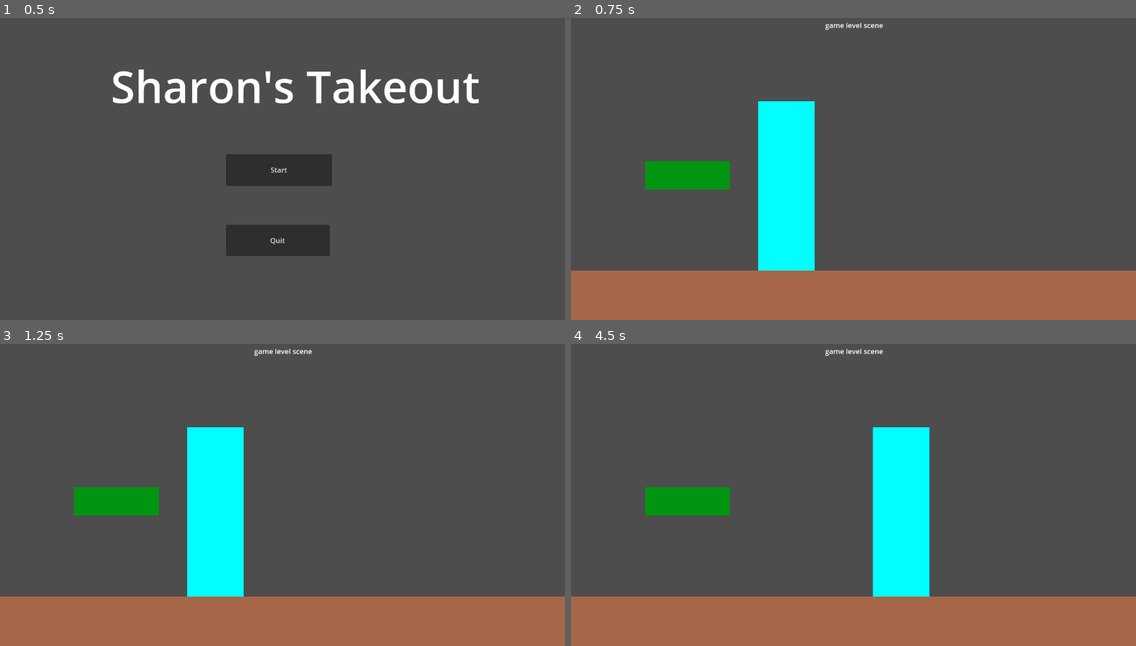
Above: before the commit, frames 1-4 (two rows, left to right).
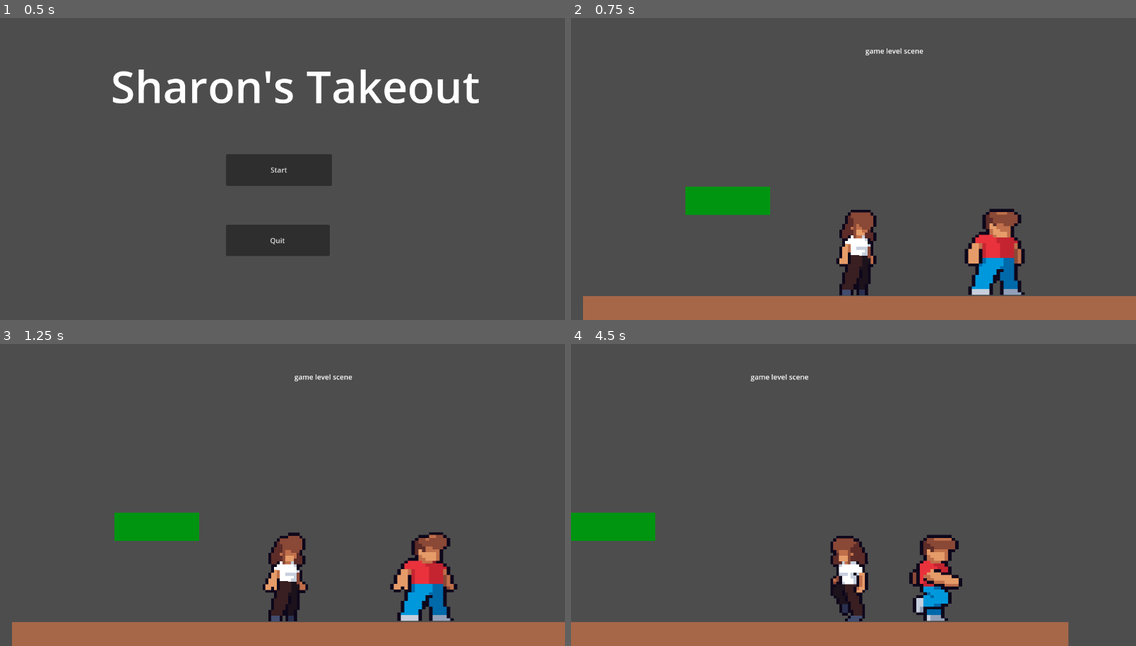
Above: after the commit, the same moments.

Repository: alexgaaranes/coss-gj-2025
Game: Godot game, scene res://levels/menu.tscn
Same seed, same stepped clock (60 frames per second), same inputs: the game is played once before the commit and once after it.
Inputs:
- Up to frame 1 (0.5 s): no input
- Up to frame 2 (0.75 s): click "Start" at 0.5 s
- Up to frame 3 (1.25 s): no input
- Up to frame 4 (4.5 s): tap Enter (ui_accept) at 1.25, 1.52, 2.27, 3.77 s; hold D (move_right) 1.28-2.03 s; hold A (move_left) 2.03-2.78 s; hold D (move_right) 2.78-4.28 s; hold A (move_left) from 4.28 s (still down)

Frame 1 is identical in both runs. In frame 2, 20% of the frame differs, in the area x 0-100%, y 1-100%; in frame 3, 20%; in frame 4, 20%.

Commit message:
feat: add assets

Diff:
--- a/levels/game_level.tscn
+++ b/levels/game_level.tscn
@@ -1,13 +1,11 @@
-[gd_scene load_steps=4 format=3 uid="uid://41dwkup4ipxm"]
+[gd_scene load_steps=5 format=3 uid="uid://41dwkup4ipxm"]
 
 [ext_resource type="PackedScene" uid="uid://cha2wnaqrkf7s" path="res://scenes/food/food.tscn" id="1_d65c1"]
 [ext_resource type="PackedScene" uid="uid://bhjygflt3q81y" path="res://scenes/maps/fiesta.tscn" id="1_sklrn"]
 [ext_resource type="PackedScene" uid="uid://6er8nk8tyg17" path="res://scenes/player/player.tscn" id="2_d65c1"]
+[ext_resource type="PackedScene" uid="uid://kxmh1ixtccin" path="res://scenes/npc/host_npc.tscn" id="4_n0b0m"]
 
 [node name="GameLevel" type="Node2D"]
-
-[node name="Camera2D" type="Camera2D" parent="."]
-position = Vector2(640, 360)
 
 [node name="Label" type="Label" parent="."]
 offset_left = 576.0
@@ -22,4 +20,9 @@
 [node name="Fiesta" parent="." instance=ExtResource("1_sklrn")]
 
 [node name="CharacterBody2D" parent="Fiesta" instance=ExtResource("2_d65c1")]
-position = Vector2(424, 224)
+position = Vector2(549, 652)
+scale = Vector2(6.5, 6.5)
+
+[node name="HostNpc" parent="." instance=ExtResource("4_n0b0m")]
+position = Vector2(873, 651)
+scale = Vector2(8, 6.504)
--- a/project.godot
+++ b/project.godot
@@ -35,5 +35,6 @@
 
 [rendering]
 
+textures/canvas_textures/default_texture_filter=0
 renderer/rendering_method="gl_compatibility"
 renderer/rendering_method.mobile="gl_compatibility"
--- a/scenes/npc/host_npc.tscn
+++ b/scenes/npc/host_npc.tscn
@@ -1,6 +1,140 @@
-[gd_scene load_steps=2 format=3 uid="uid://kxmh1ixtccin"]
+[gd_scene load_steps=27 format=3 uid="uid://kxmh1ixtccin"]
 
 [ext_resource type="Script" uid="uid://bkpbl01wvikxx" path="res://scripts/npc/host_npc.gd" id="1_ff4tl"]
+[ext_resource type="Texture2D" uid="uid://iab57ac53l4i" path="res://assets/host_sprites/idle/Character1M_1_idle_0.png" id="2_p1gxq"]
+[ext_resource type="Texture2D" uid="uid://c51arephoc5wj" path="res://assets/host_sprites/idle/Character1M_1_idle_1.png" id="3_pe0y0"]
+[ext_resource type="Texture2D" uid="uid://71n0c12qvu00" path="res://assets/host_sprites/idle/Character1M_1_idle_2.png" id="4_vr4df"]
+[ext_resource type="Texture2D" uid="uid://cv643bfool47j" path="res://assets/host_sprites/idle/Character1M_1_idle_3.png" id="5_vj4xf"]
+[ext_resource type="Texture2D" uid="uid://idjid6x8ra5d" path="res://assets/host_sprites/idle/Character1M_1_idle_4.png" id="6_arnq3"]
+[ext_resource type="Texture2D" uid="uid://dmduke4yoopv4" path="res://assets/host_sprites/idle/Character1M_1_idle_5.png" id="7_scqoq"]
+[ext_resource type="Texture2D" uid="uid://dprvdbmtmv83n" path="res://assets/host_sprites/idle/Character1M_1_idle_6.png" id="8_ioc77"]
+[ext_resource type="Texture2D" uid="uid://2hiefq21i6b8" path="res://assets/host_sprites/idle/Character1M_1_idle_7.png" id="9_kffgy"]
+[ext_resource type="Texture2D" uid="uid://babi7mcapk004" path="res://assets/host_sprites/wait/Character1M_1_wait_0.png" id="10_1iuqg"]
+[ext_resource type="Texture2D" uid="uid://ob4qh3gxpt6l" path="res://assets/host_sprites/wait/Character1M_1_wait_1.png" id="11_xo1b3"]
+[ext_resource type="Texture2D" uid="uid://d2ttikduk32x6" path="res://assets/host_sprites/wait/Character1M_1_wait_2.png" id="12_sanqe"]
+[ext_resource type="Texture2D" uid="uid://rd8qki2eyjd3" path="res://assets/host_sprites/wait/Character1M_1_wait_3.png" id="13_xuqj3"]
+[ext_resource type="Texture2D" uid="uid://fs4wsuch6gun" path="res://assets/host_sprites/wait/Character1M_1_wait_4.png" id="14_3ftdx"]
+[ext_resource type="Texture2D" uid="uid://n1aghskavwpe" path="res://assets/host_sprites/wait/Character1M_1_wait_5.png" id="15_r7ypj"]
+[ext_resource type="Texture2D" uid="uid://bk30obn55dr0q" path="res://assets/host_sprites/walk/Character1M_1_walk_0.png" id="16_x7pn1"]
+[ext_resource type="Texture2D" uid="uid://bik2y6ritkjs0" path="res://assets/host_sprites/walk/Character1M_1_walk_1.png" id="17_gkcjv"]
+[ext_resource type="Texture2D" uid="uid://f67aqvpigvqu" path="res://assets/host_sprites/walk/Character1M_1_walk_2.png" id="18_3upv5"]
+[ext_resource type="Texture2D" uid="uid://1ie76b6idmfa" path="res://assets/host_sprites/walk/Character1M_1_walk_3.png" id="19_1livr"]
+[ext_resource type="Texture2D" uid="uid://biljw6ih4oonm" path="res://assets/host_sprites/walk/Character1M_1_walk_4.png" id="20_bqbs5"]
+[ext_resource type="Texture2D" uid="uid://d35psdywm7hsi" path="res://assets/host_sprites/walk/Character1M_1_walk_5.png" id="21_do86i"]
+[ext_resource type="Texture2D" uid="uid://toaotygjl22d" path="res://assets/host_sprites/walk/Character1M_1_walk_6.png" id="22_1yugk"]
+[ext_resource type="Texture2D" uid="uid://cd1fr5jgfs44f" path="res://assets/host_sprites/walk/Character1M_1_walk_7.png" id="23_1ddo8"]
 
-[node name="HostNpc" type="Node2D"]
+[sub_resource type="SpriteFrames" id="SpriteFrames_mgiyf"]
+animations = [{
+"frames": [{
+"duration": 1.0,
+"texture": ExtResource("2_p1gxq")
+}, {
+"duration": 1.0,
+"texture": ExtResource("3_pe0y0")
+}, {
+"duration": 1.0,
+"texture": ExtResource("4_vr4df")
+}, {
+"duration": 1.0,
+"texture": ExtResource("5_vj4xf")
+}, {
+"duration": 1.0,
+"texture": ExtResource("6_arnq3")
+}, {
+"duration": 1.0,
+"texture": ExtResource("7_scqoq")
+}, {
+"duration": 1.0,
+"texture": ExtResource("8_ioc77")
+}, {
+"duration": 1.0,
+"texture": ExtResource("9_kffgy")
+}],
+"loop": true,
+"name": &"Idle",
+"speed": 5.0
+}, {
+"frames": [{
+"duration": 1.0,
+"texture": ExtResource("10_1iuqg")
+}, {
+"duration": 1.0,
+"texture": ExtResource("11_xo1b3")
+}, {
+"duration": 1.0,
+"texture": ExtResource("12_sanqe")
+}, {
+"duration": 1.0,
+"texture": ExtResource("13_xuqj3")
+}, {
+"duration": 1.0,
+"texture": ExtResource("14_3ftdx")
+}, {
+"duration": 1.0,
+"texture": ExtResource("15_r7ypj")
+}],
+"loop": true,
+"name": &"Wait",
+"speed": 5.0
+}, {
+"frames": [{
+"duration": 1.0,
+"texture": ExtResource("16_x7pn1")
+}, {
+"duration": 1.0,
+"texture": ExtResource("17_gkcjv")
+}, {
+"duration": 1.0,
+"texture": ExtResource("18_3upv5")
+}, {
+"duration": 1.0,
+"texture": ExtResource("19_1livr")
+}, {
+"duration": 1.0,
+"texture": ExtResource("20_bqbs5")
+}, {
+"duration": 1.0,
+"texture": ExtResource("21_do86i")
+}, {
+"duration": 1.0,
+"texture": ExtResource("22_1yugk")
+}, {
+"duration": 1.0,
+"texture": ExtResource("23_1ddo8")
+}],
+"loop": true,
+"name": &"Walk",
+"speed": 5.0
+}]
+
+[sub_resource type="RectangleShape2D" id="RectangleShape2D_60lok"]
+size = Vector2(34, 29)
+
+[sub_resource type="CapsuleShape2D" id="CapsuleShape2D_p6o14"]
+radius = 6.0
+
+[node name="HostNpc" type="CharacterBody2D"]
+position = Vector2(17, 36)
 script = ExtResource("1_ff4tl")
+
+[node name="AnimatedSprite2D" type="AnimatedSprite2D" parent="."]
+position = Vector2(0, -23)
+sprite_frames = SubResource("SpriteFrames_mgiyf")
+animation = &"Wait"
+frame_progress = 0.455231
+
+[node name="Area2D" type="Area2D" parent="."]
+
+[node name="CollisionShape2D" type="CollisionShape2D" parent="Area2D"]
+position = Vector2(0, -21.5)
+shape = SubResource("RectangleShape2D_60lok")
+
+[node name="CollisionShape2D" type="CollisionShape2D" parent="."]
+position = Vector2(0, -22)
+shape = SubResource("CapsuleShape2D_p6o14")
+disabled = true
+
+[node name="Timer" type="Timer" parent="."]
+
+[connection signal="timeout" from="Timer" to="." method="_on_timer_timeout"]
--- a/scenes/player/player.tscn
+++ b/scenes/player/player.tscn
@@ -1,27 +1,102 @@
-[gd_scene load_steps=4 format=3 uid="uid://6er8nk8tyg17"]
+[gd_scene load_steps=20 format=3 uid="uid://6er8nk8tyg17"]
 
 [ext_resource type="Script" uid="uid://2ftcmcw1rjxc" path="res://scripts/player/player.gd" id="1_8afob"]
+[ext_resource type="Texture2D" uid="uid://cp0ad2ju4rtrk" path="res://assets/player_sprites/idle/Character1F_3_idle_0.png" id="2_kvlxm"]
+[ext_resource type="Texture2D" uid="uid://bufpj7vnxqohv" path="res://assets/player_sprites/idle/Character1F_3_idle_1.png" id="3_uf5tr"]
+[ext_resource type="Texture2D" uid="uid://ck3xe5261invy" path="res://assets/player_sprites/idle/Character1F_3_idle_2.png" id="4_lgqa7"]
+[ext_resource type="Texture2D" uid="uid://gvq8hjji14yq" path="res://assets/player_sprites/idle/Character1F_3_idle_3.png" id="5_8ydkj"]
+[ext_resource type="Texture2D" uid="uid://bla81ukyw41h2" path="res://assets/player_sprites/idle/Character1F_3_idle_4.png" id="6_3j4b4"]
+[ext_resource type="Texture2D" uid="uid://c42trjix8t60o" path="res://assets/player_sprites/idle/Character1F_3_idle_5.png" id="7_yj68g"]
+[ext_resource type="Texture2D" uid="uid://bqfu74mdgq2o7" path="res://assets/player_sprites/idle/Character1F_3_idle_6.png" id="8_ioxgp"]
+[ext_resource type="Texture2D" uid="uid://sqgjwde7n51e" path="res://assets/player_sprites/idle/Character1F_3_idle_7.png" id="9_cnsyf"]
+[ext_resource type="Texture2D" uid="uid://bhva8ti7r0y43" path="res://assets/player_sprites/walk/Character1F_3_walk_0.png" id="10_007i1"]
+[ext_resource type="Texture2D" uid="uid://vh3nlhfvobqy" path="res://assets/player_sprites/walk/Character1F_3_walk_1.png" id="11_6cv16"]
+[ext_resource type="Texture2D" uid="uid://tpy3djujgmmu" path="res://assets/player_sprites/walk/Character1F_3_walk_2.png" id="12_j4nxn"]
+[ext_resource type="Texture2D" uid="uid://77fcumi7x43e" path="res://assets/player_sprites/walk/Character1F_3_walk_3.png" id="13_28m0y"]
+[ext_resource type="Texture2D" uid="uid://kgs3dodpwxkv" path="res://assets/player_sprites/walk/Character1F_3_walk_4.png" id="14_uniwh"]
+[ext_resource type="Texture2D" uid="uid://dc3r7x7a3tsog" path="res://assets/player_sprites/walk/Character1F_3_walk_5.png" id="15_iqsei"]
+[ext_resource type="Texture2D" uid="uid://c5fnmu7dfoymn" path="res://assets/player_sprites/walk/Character1F_3_walk_6.png" id="16_tffgl"]
+[ext_resource type="Texture2D" uid="uid://c3yit2k7pfppr" path="res://assets/player_sprites/walk/Character1F_3_walk_7.png" id="17_pk8ii"]
 
-[sub_resource type="RectangleShape2D" id="RectangleShape2D_8afob"]
-size = Vector2(128, 384)
+[sub_resource type="SpriteFrames" id="SpriteFrames_kvlxm"]
+animations = [{
+"frames": [{
+"duration": 1.0,
+"texture": ExtResource("2_kvlxm")
+}, {
+"duration": 1.0,
+"texture": ExtResource("3_uf5tr")
+}, {
+"duration": 1.0,
+"texture": ExtResource("4_lgqa7")
+}, {
+"duration": 1.0,
+"texture": ExtResource("5_8ydkj")
+}, {
+"duration": 1.0,
+"texture": ExtResource("6_3j4b4")
+}, {
+"duration": 1.0,
+"texture": ExtResource("7_yj68g")
+}, {
+"duration": 1.0,
+"texture": ExtResource("8_ioxgp")
+}, {
+"duration": 1.0,
+"texture": ExtResource("9_cnsyf")
+}],
+"loop": true,
+"name": &"Idle",
+"speed": 5.0
+}, {
+"frames": [{
+"duration": 1.0,
+"texture": ExtResource("10_007i1")
+}, {
+"duration": 1.0,
+"texture": ExtResource("11_6cv16")
+}, {
+"duration": 1.0,
+"texture": ExtResource("12_j4nxn")
+}, {
+"duration": 1.0,
+"texture": ExtResource("13_28m0y")
+}, {
+"duration": 1.0,
+"texture": ExtResource("14_uniwh")
+}, {
+"duration": 1.0,
+"texture": ExtResource("15_iqsei")
+}, {
+"duration": 1.0,
+"texture": ExtResource("16_tffgl")
+}, {
+"duration": 1.0,
+"texture": ExtResource("17_pk8ii")
+}],
+"loop": true,
+"name": &"Walk",
+"speed": 5.0
+}]
 
-[sub_resource type="RectangleShape2D" id="RectangleShape2D_x7p2l"]
-size = Vector2(128, 384)
+[sub_resource type="CapsuleShape2D" id="CapsuleShape2D_dovo2"]
+radius = 8.0
+height = 32.0
 
 [node name="CharacterBody2D" type="CharacterBody2D"]
 script = ExtResource("1_8afob")
 
-[node name="ColorRect" type="ColorRect" parent="."]
-offset_right = 128.0
-offset_bottom = 384.0
-color = Color(0, 1, 1, 1)
+[node name="AnimatedSprite2D" type="AnimatedSprite2D" parent="."]
+position = Vector2(0, -23)
+sprite_frames = SubResource("SpriteFrames_kvlxm")
+animation = &"Walk"
+frame_progress = 0.952009
 
 [node name="Area2D" type="Area2D" parent="."]
 
 [node name="CollisionShape2D" type="CollisionShape2D" parent="Area2D"]
-position = Vector2(64, 192)
-shape = SubResource("RectangleShape2D_8afob")
+position = Vector2(0, -23)
+shape = SubResource("CapsuleShape2D_dovo2")
 
-[node name="CollisionShape2D" type="CollisionShape2D" parent="."]
-position = Vector2(64, 192)
-shape = SubResource("RectangleShape2D_x7p2l")
+[node name="Camera2D" type="Camera2D" parent="."]
+offset = Vector2(0, -350)
--- a/scripts/npc/host_npc.gd
+++ b/scripts/npc/host_npc.gd
@@ -1 +1,51 @@
-extends Node2D
+extends CharacterBody2D
+
+enum State { IDLE, WALK, TURN }
+
+var SPEED: float = 50.0
+var MIN_DECISION_TIME: float = 0.5
+var MAX_DECISION_TIME: float = 2.0
+
+var direction: int = 1  # 1 = right, -1 = left
+var current_state: State = State.IDLE
+
+@onready var timer: Timer = get_node("Timer")
+@onready var sprite: AnimatedSprite2D = get_node("AnimatedSprite2D")
+
+func _ready():
+	sprite.play("Idle")
+	sprite.flip_h = direction < 0
+	randomize()
+	pick_random_behavior()
+
+func _process(delta):
+	match current_state:
+		State.IDLE:
+			sprite.play("Idle")
+			velocity.x = 0
+		State.WALK:
+			sprite.play("Walk")
+			velocity.x = direction * SPEED
+		State.TURN:
+			sprite.play("Idle")
+			velocity.x = 0
+
+	move_and_slide()
+
+func pick_random_behavior():
+	var choice = randi() % 3
+	current_state = choice
+	match current_state:
+		State.IDLE:
+			pass
+		State.WALK:
+			pass
+		State.TURN:
+			direction *= -1
+			sprite.flip_h = direction < 0
+
+	var wait_time = randf_range(MIN_DECISION_TIME, MAX_DECISION_TIME)
+	timer.start(wait_time)
+
+func _on_timer_timeout() -> void:
+	pick_random_behavior()
--- a/scripts/player/player.gd
+++ b/scripts/player/player.gd
@@ -3,7 +3,11 @@
 var speed := 200.0
 var weight := 1.0
 
+var direction: int = 1  # 1 = right, -1 = left
+@onready var sprite: AnimatedSprite2D = get_node("AnimatedSprite2D")
+
 func _ready():
+	sprite.play("Idle")
 	pass
 
 func _physics_process(delta):
@@ -11,10 +15,19 @@
 
 	if Input.is_action_pressed("move_left"):
 		velocity.x -= speed / weight
+		sprite.flip_h = true
 	if Input.is_action_pressed("move_right"):
 		velocity.x += speed / weight
+		sprite.flip_h = false
+
+
 
 	if velocity.length() > 0:
 		velocity = velocity.normalized() * speed / weight
 
+	if velocity.x == 0:
+		sprite.play("Idle")
+	else:
+		sprite.play("Walk")
+
 	position += velocity * delta
Binary file added: assets/host_npc_spritesheet.png
Not shown, added: assets/host_npc_spritesheet.png.import
Binary file added: assets/host_sprites/idle/Character1M_1_idle_0.png
Not shown, added: assets/host_sprites/idle/Character1M_1_idle_0.png.import
Binary file added: assets/host_sprites/idle/Character1M_1_idle_1.png
Not shown, added: assets/host_sprites/idle/Character1M_1_idle_1.png.import
Binary file added: assets/host_sprites/idle/Character1M_1_idle_2.png
Not shown, added: assets/host_sprites/idle/Character1M_1_idle_2.png.import
Binary file added: assets/host_sprites/idle/Character1M_1_idle_3.png
Not shown, added: assets/host_sprites/idle/Character1M_1_idle_3.png.import
Binary file added: assets/host_sprites/idle/Character1M_1_idle_4.png
Not shown, added: assets/host_sprites/idle/Character1M_1_idle_4.png.import
(and 68 more such lines)
